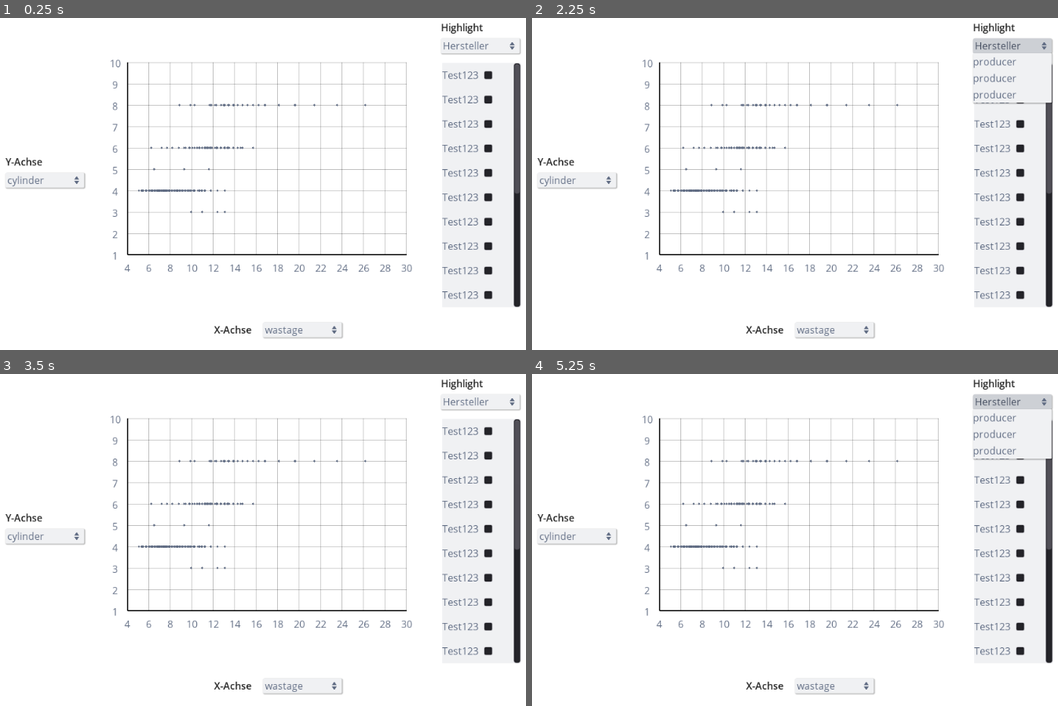
Above: before the commit, frames 1-4 (two rows, left to right).
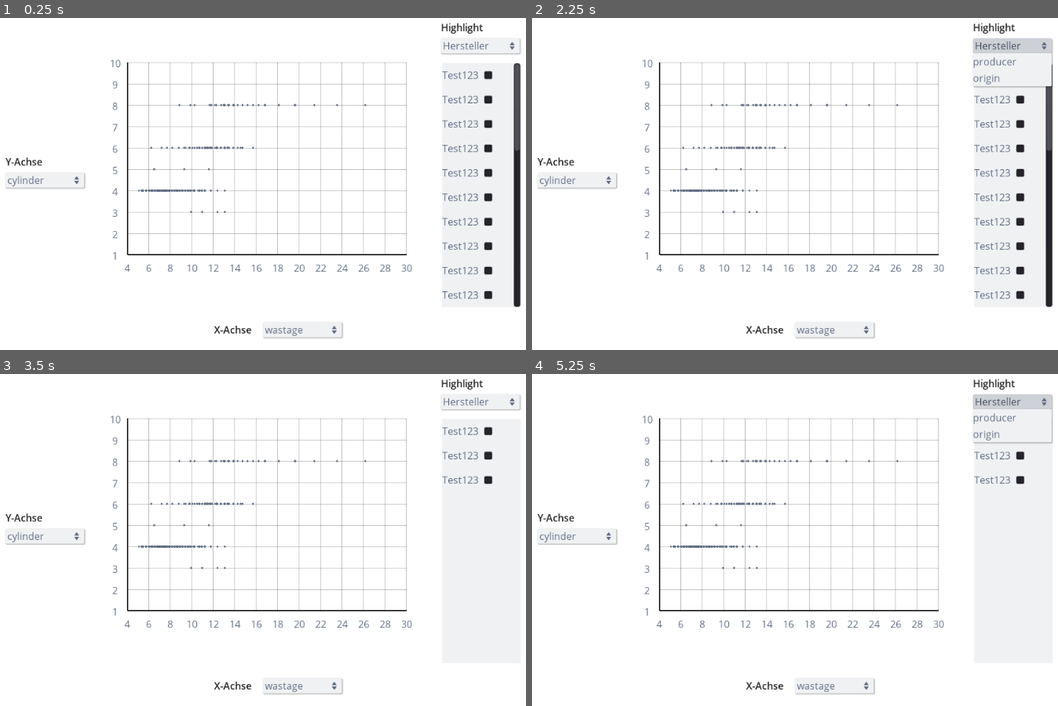
Above: after the commit, the same moments.

Repository: nevs-devs/cars
Game: Godot game, scene res://Main.tscn
Same seed, same stepped clock (60 frames per second), same inputs: the game is played once before the commit and once after it.
Inputs (mouse positions are in pixels of both pictures, inside the frame that each line leads up to):
- Up to frame 1 (0.25 s): no input
- Up to frame 2 (2.25 s): click "wastage" at 0.5 s; click "cylinder" at 1.25 s; click "Hersteller" at 2 s
- Up to frame 3 (3.5 s): click (489, 430) at 2.77 s
- Up to frame 4 (5.25 s): click "wastage" at 3.5 s; click "cylinder" at 4.25 s; click "Hersteller" at 5 s

The runs differ from the first frame. In frame 1, 0.1% of the frame differs, in the area x 97-99%, y 39-53%; in frame 2, 0.6%; in frame 3, 1.8%; in frame 4, 2.0%, in the area x 83-100%, y 13-88%.

Commit message:
something

Diff:
--- a/Main.gd
+++ b/Main.gd
@@ -1,11 +1,12 @@
 extends Node2D
 
 const AxisOptions = ['wastage', 'cylinder', 'cubic_capacity', 'ps', 'weight', 'acceleration', 'year_of_construction']
-const SelectOptions = ['model', 'producer', 'origin']
+const SelectOptions = ['producer', 'origin']
 const check_list_item = preload("res://CheckListItem.tscn")
 var cars = []
 var x_id = 0
 var y_id = 1
+var select_id = 0
 
 var LIMITS = {
 	'wastage': [4.0, 30.0, 2.0, 1],
@@ -93,8 +94,31 @@
 		data
 	)
 
-func _on_select_changed(_id):
-	pass
+func _on_select_changed(id):
+	select_id = id
+	refresh_select()
+
+func get_unique_values(key):
+	var values = []
+	for car in cars:
+		if not car[key] in values:
+			values.append(car[key])
+	return values
+
+static func delete_children(node):
+	for n in node.get_children():
+		node.remove_child(n)
+		n.queue_free()
+
+func refresh_select():
+	delete_children($ScrollContainer/VBoxContainer)
+	var values = get_unique_values(SelectOptions[select_id])
+	values.sort()
+	for value in values:
+		var item = check_list_item.instance()
+		print(value)
+		# TODO: insert text
+		$ScrollContainer/VBoxContainer.add_child(item)
 
 func add_options():
 	var index = 0
@@ -109,14 +133,12 @@
 
 	index = 0
 	for option in SelectOptions:
-		$SelectButton.get_popup().add_item('producer', index)
+		$SelectButton.get_popup().add_item(option, index)
 		index += 1
-	$SelectButton.get_popup().connect('id_pressed', self, '_on_select_changed')
 
 func _ready():
 	read_cars()
 	add_options()
 	refresh_chart()
-	for i in range(20):
-		var item = check_list_item.instance()
-		$ScrollContainer/VBoxContainer.add_child(item)
+	refresh_select()
+	$SelectButton.get_popup().connect('id_pressed', self, '_on_select_changed')
